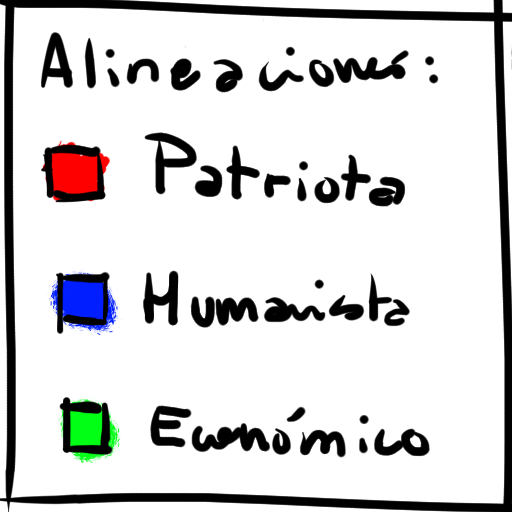
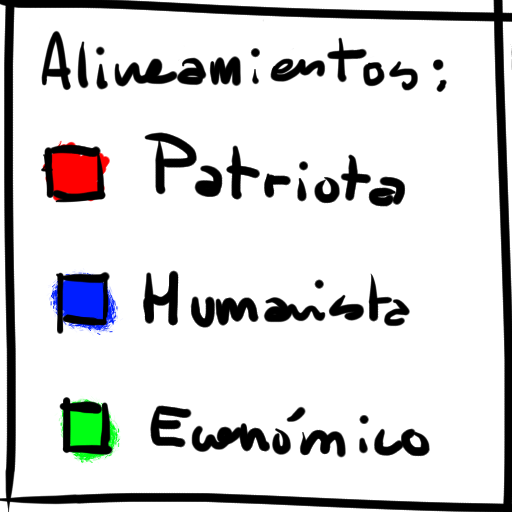
Layer changes from the first 512×512 image to the second:
painted on "Layer 1" over (41, 30, 447, 93)
